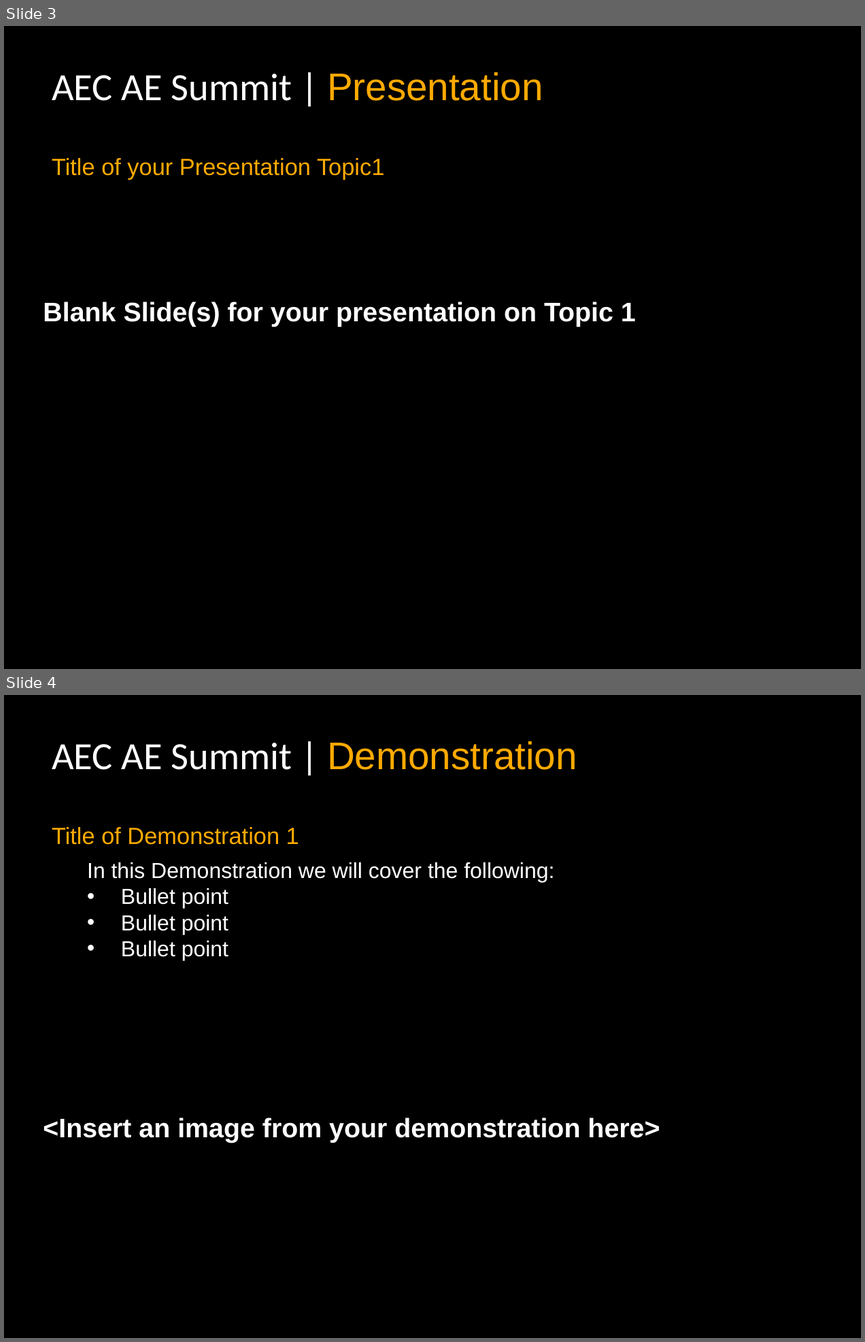
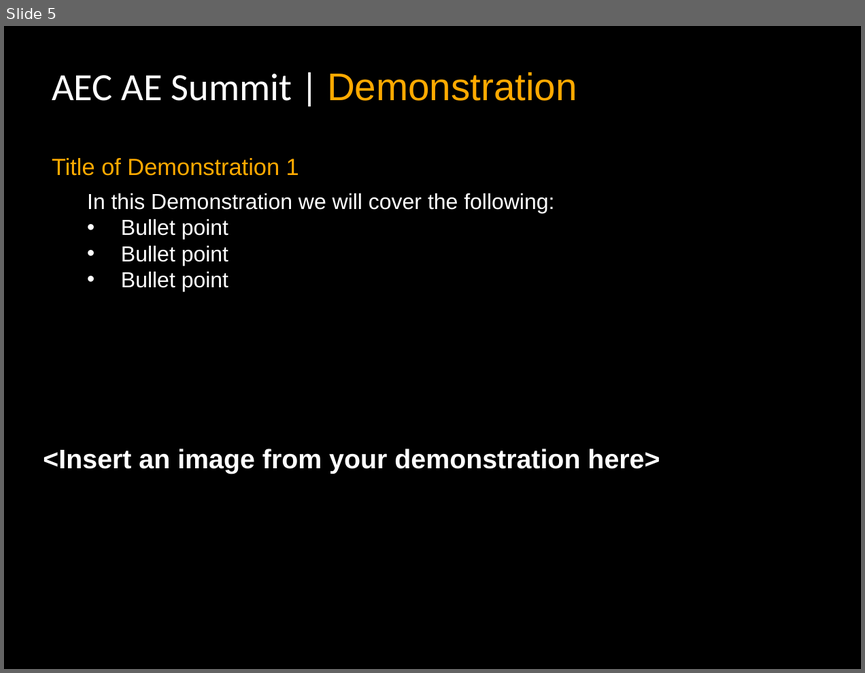
Before and after one commit to mintberry/stackrecaller, a slide deck: docs/finalppt_f.pptx. Shown one above the other, each under a label of ours: slides 3 and 4 before the commit, slide 5 after it. The pictures are 865x1342 and 865x673 pixels, drawn with LibreOffice and Linux fonts; fonts in the diff are those of the drawing; background and template pictures are left out. Boxes give left, top, right and bottom in pixels: in the first picture for what was removed or moved away, otherwise in the second. Text is boxed around its words. In the diff, an @@ line names an element or a change of style, - is before the commit and + after.

```diff
--- a/docs/finalppt_f.pptx
+++ b/docs/finalppt_f.pptx
@@ slide 3 removed at bbox=[4, 26, 861, 669], background picture (left out) @@
@@ text removed at bbox=[52, 72, 543, 101] @@
-AEC AE Summit | Presentation
@@ text removed at bbox=[52, 158, 384, 179] @@
-Title of your Presentation Topic1
@@ title removed at bbox=[43, 301, 636, 327] @@
-Blank Slide(s) for your presentation on Topic 1
@@ what was slide 4 is now slide 5 @@
```
Also in this commit, not shown: 1 slide changed, 3 slides added, 1 other slide removed, 4 other files.
